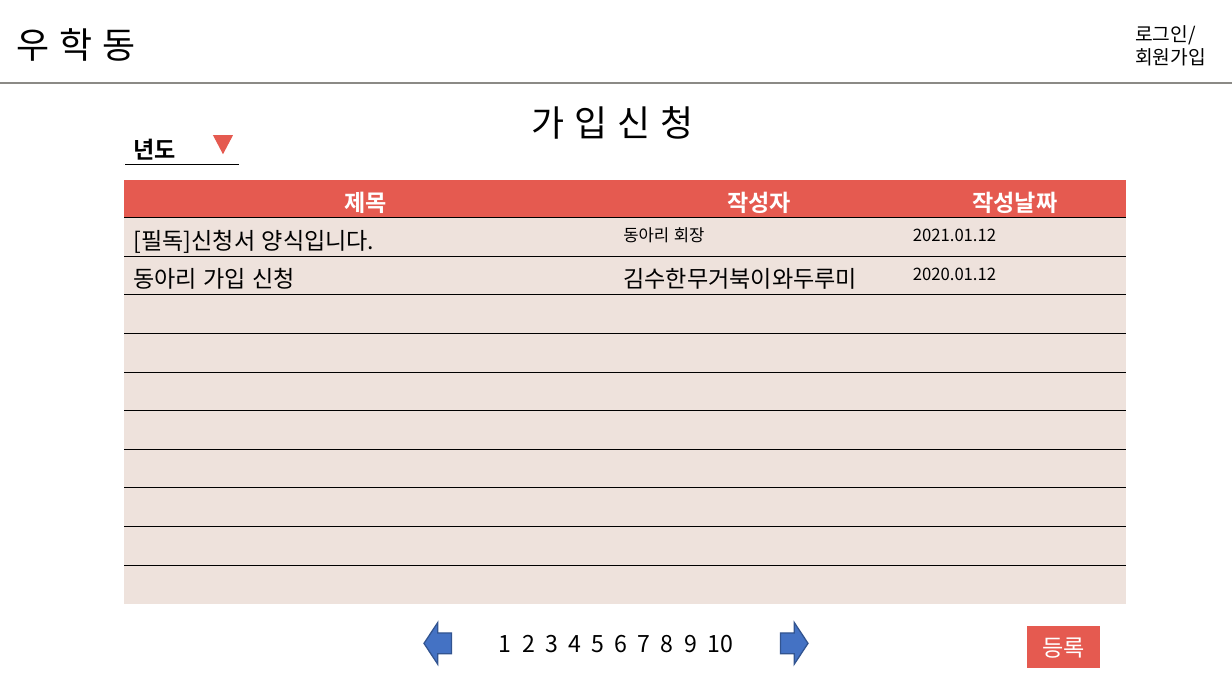
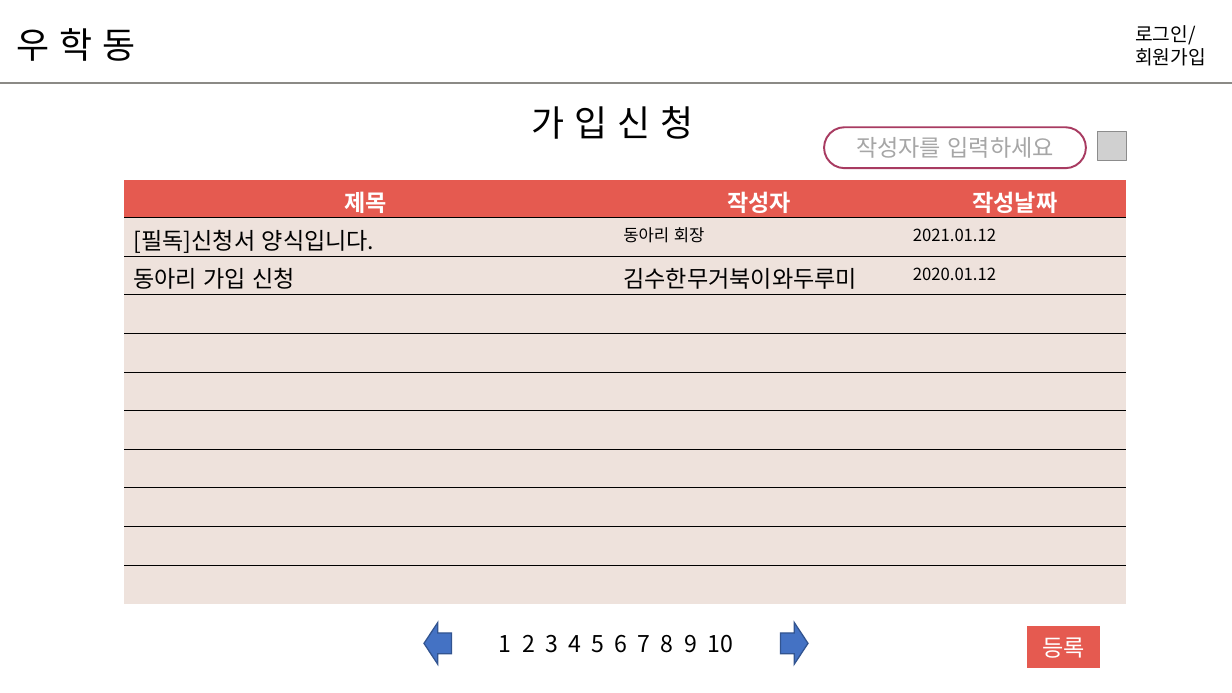
Before and after one commit to hyunniesss/ToyProject, a slide deck: slide 22 of document/와이어프레임/우학동_와이어프레임.pptx. Drawn at 1232x693 pixels with LibreOffice and Linux fonts; fonts in the diff are those of the drawing; grey boxes stand for pictures. Boxes give left, top, right and bottom in pixels: in the first picture for what was removed or moved away, otherwise in the second. Text is boxed around its words. In the diff, an @@ line names an element or a change of style, - is before the commit and + after.

```diff
--- a/document/와이어프레임/우학동_와이어프레임.pptx
+++ b/document/와이어프레임/우학동_와이어프레임.pptx
@@ table removed at bbox=[124, 127, 239, 165], 1 rows, 1 columns @@
-년도
@@ triangle removed at bbox=[214, 136, 232, 152] @@
@@ rounded rectangle added at bbox=[824, 128, 1086, 168], fill #FFFFFF, outline #A83B61 1.5 pt, 18 pt, text #A6A6A6 @@
+작성자를 입력하세요
@@ picture added at bbox=[1098, 131, 1127, 161] @@
```
Also in this commit, not shown: 1 other slide changed, 1 slide added, 1 other file.
